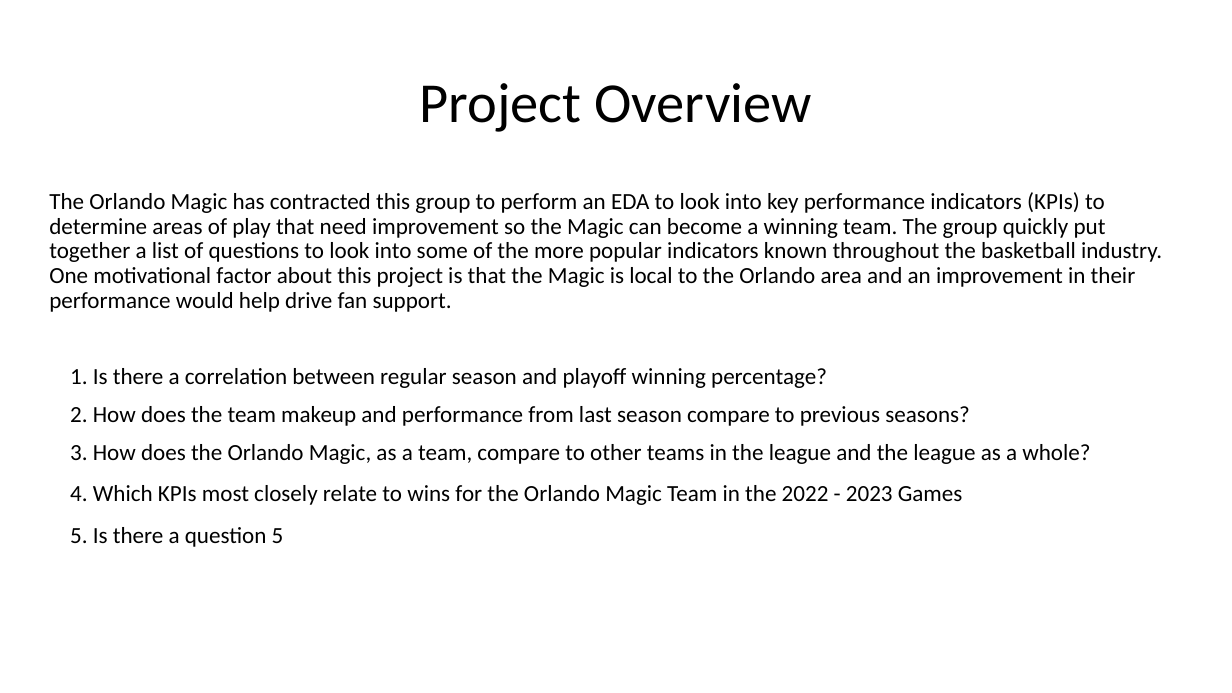
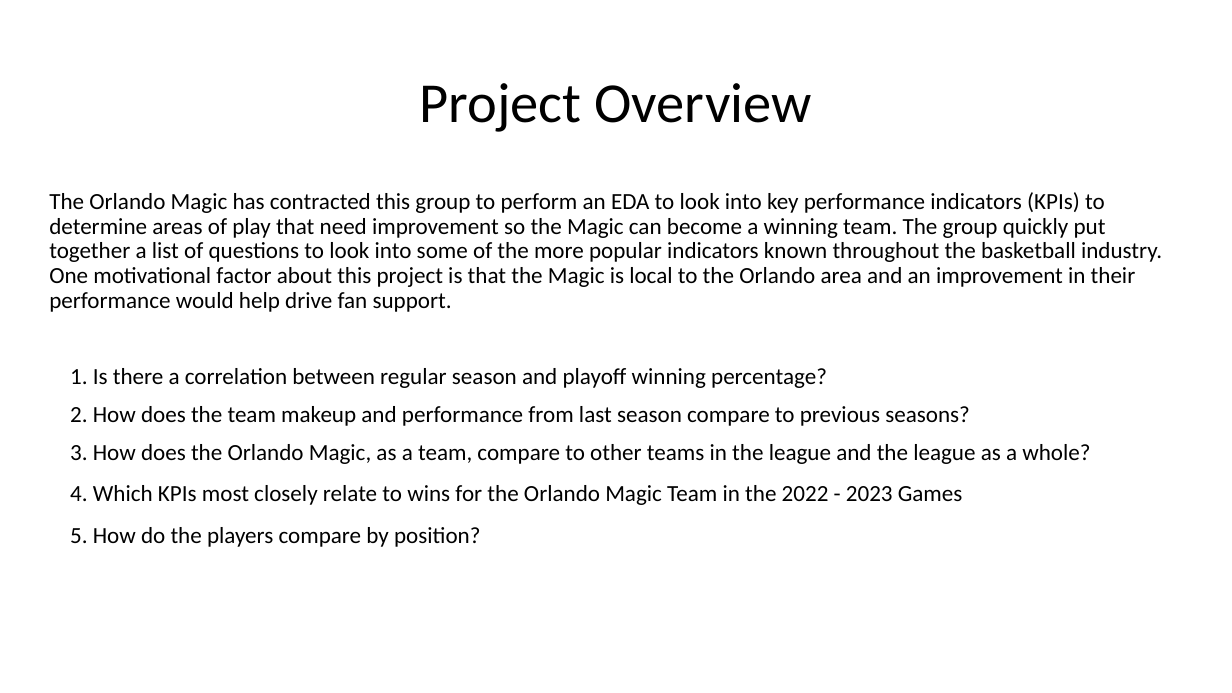
Before and after one commit to CandaceDoesData/Group_Project_1, a slide deck: slide 3 of NBA.pptx. Drawn at 1232x693 pixels with LibreOffice and Linux fonts; fonts in the diff are those of the drawing. Boxes give left, top, right and bottom in pixels: in the first picture for what was removed or moved away, otherwise in the second. Text is boxed around its words. In the diff, an @@ line names an element or a change of style, - is before the commit and + after.

```diff
--- a/NBA.pptx
+++ b/NBA.pptx
@@ text at [70, 485, 963, 547]: text changed @@
-4. Which KPIs most closely relate to wins for the Orlando Magic Team in the 2022 - 2023 Games
-5. Is there a question 5
+4. Which KPIs most closely relate to wins for the Orlando Magic Team in the 2022 - 2023 Games
+5. How do the players compare by position?
```
Also in this commit, not shown: 2 slides removed, 3 other files.
